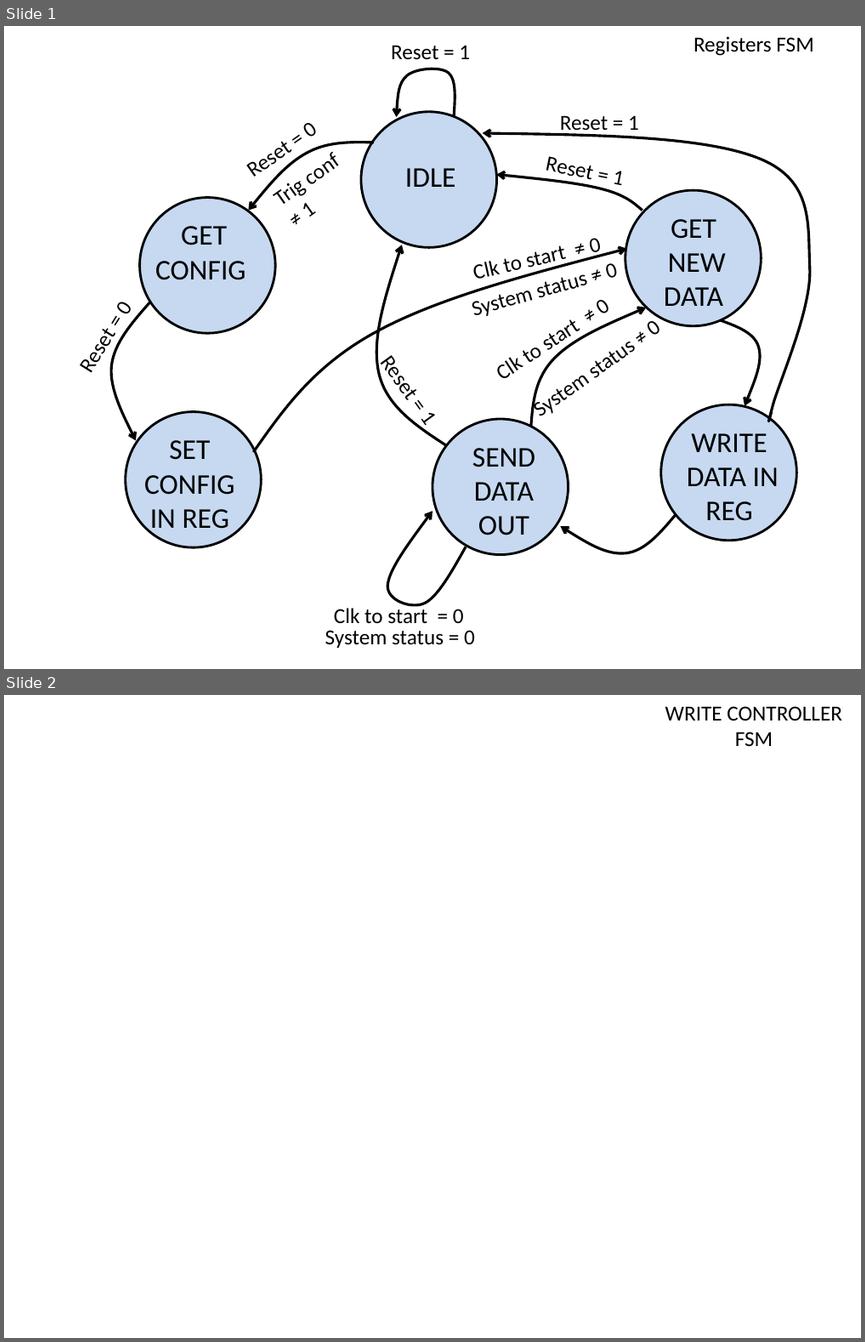
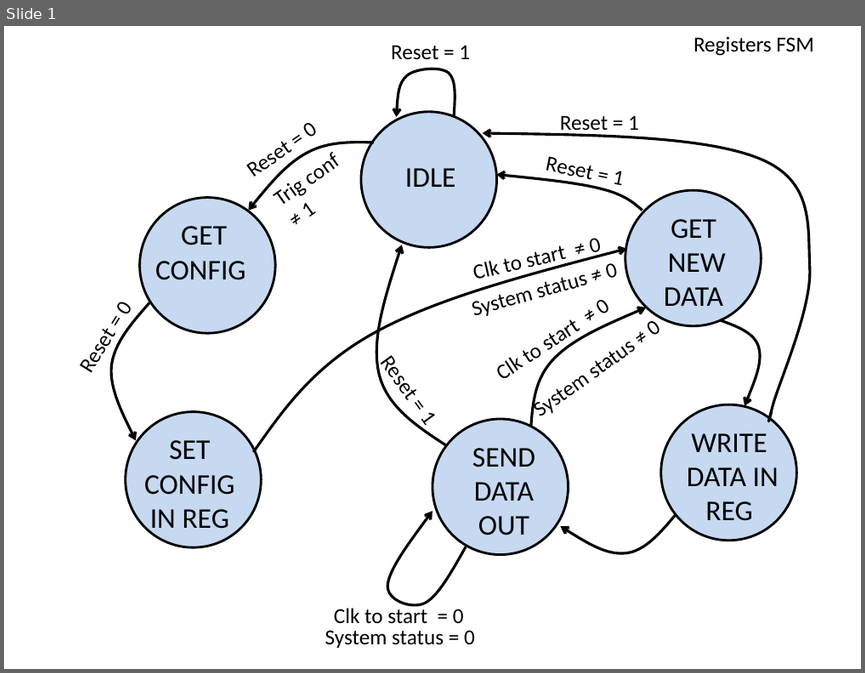
Before and after one commit to battellino/moran-zvika-project, a slide deck: core/State machine.pptx. Shown one above the other, each under a label of ours: slides 1 and 2 before the commit, slide 1 after it. The pictures are 865x1342 and 865x673 pixels, drawn with LibreOffice and Linux fonts; fonts in the diff are those of the drawing. Boxes give left, top, right and bottom in pixels: in the first picture for what was removed or moved away, otherwise in the second. Text is boxed around its words. In the diff, an @@ line names an element or a change of style, - is before the commit and + after.

```diff
--- a/core/State machine.pptx
+++ b/core/State machine.pptx
@@ slide 2 removed at (4,695,861,1338), background #FFFFFF @@
@@ text removed at (665,706,842,746) @@
-WRITE CONTROLLER FSM
```
Also in this commit, not shown: 3 slides added.
